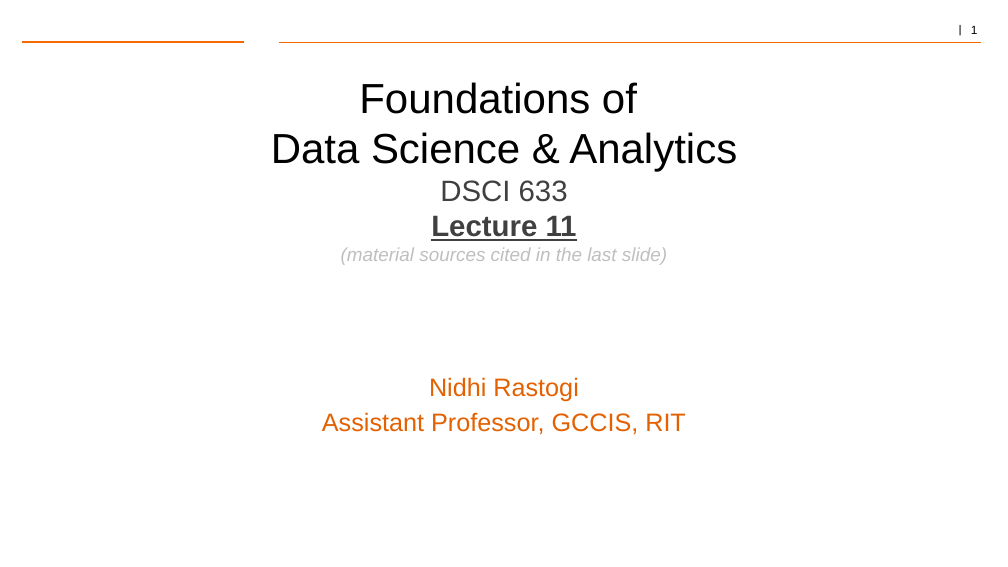
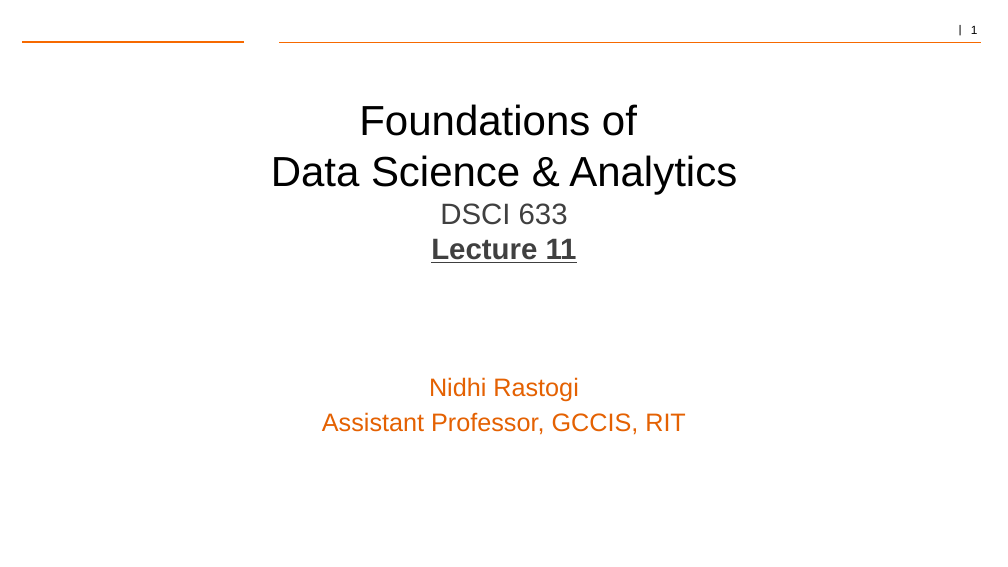
Before and after one commit to gk5951/RIT-DSCI-633-FDS, a slide deck: slide 1 of Syllabus/Lecture11/Lec11.pptx. Drawn at 1008x567 pixels with LibreOffice and Linux fonts; fonts in the diff are those of the drawing; background and template pictures are left out. Boxes give left, top, right and bottom in pixels: in the first picture for what was removed or moved away, otherwise in the second. Text is boxed around its words. In the diff, an @@ line names an element or a change of style, - is before the commit and + after.

```diff
--- a/Syllabus/Lecture11/Lec11.pptx
+++ b/Syllabus/Lecture11/Lec11.pptx
@@ text at (x1=341, y1=247, x2=667, y2=265): paragraph removed @@
-(material sources cited in the last slide)
```
Also in this commit, not shown: 2 other slides changed, 7 slides added, 15 slides removed, 7 other files.
